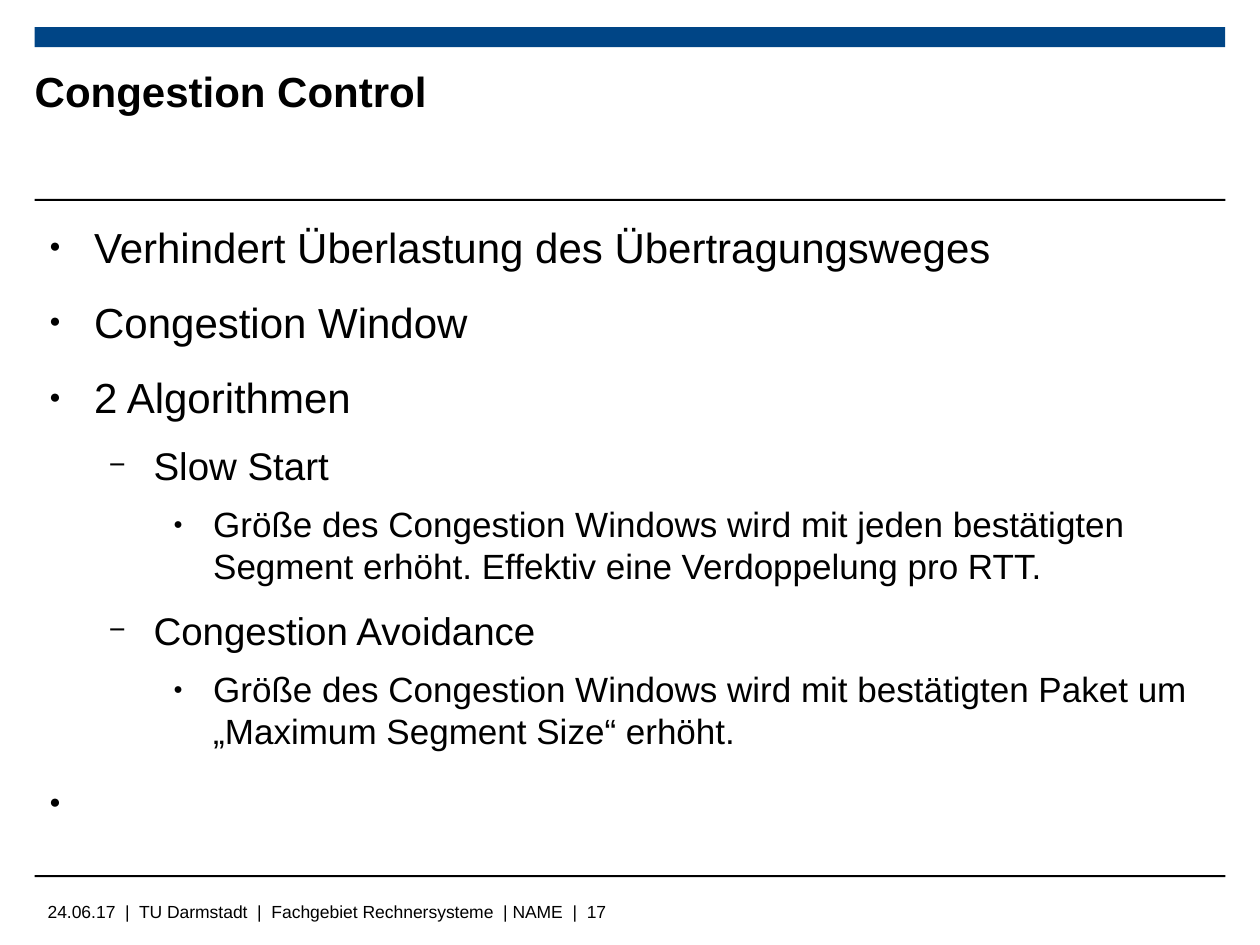
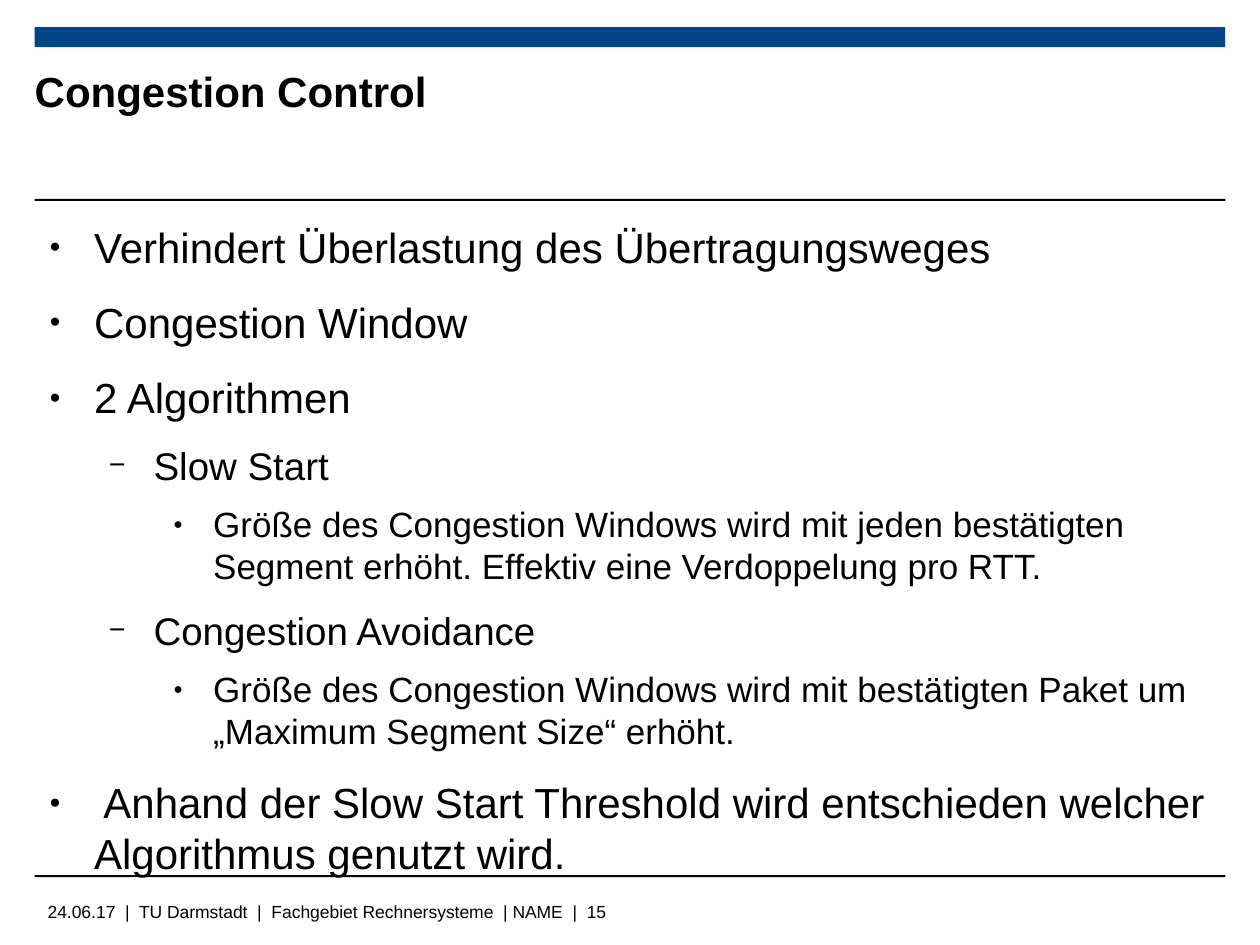
Before and after one commit to Wiero/Bachelorarbeit, a slide deck: slide 15 of Bachelorpräsenation.odp (slide 17 before the commit). Drawn at 1260x945 pixels with LibreOffice and Linux fonts; fonts in the diff are those of the drawing; background and template pictures are left out. Boxes give left, top, right and bottom in pixels: in the first picture for what was removed or moved away, otherwise in the second. Text is boxed around its words. In the diff, an @@ line names an element or a change of style, - is before the commit and + after.

```diff
--- a/Bachelorpräsenation.odp
+++ b/Bachelorpräsenation.odp
@@ text at [94,787,1205,877]: paragraph added @@
+● Anhand der Slow Start Threshold wird entschieden welcher Algorithmus genutzt wird.
@@ text at [48,905,606,922]: text changed @@
-24.06.17 | TU Darmstadt | Fachgebiet Rechnersysteme | NAME | 17
+24.06.17 | TU Darmstadt | Fachgebiet Rechnersysteme | NAME | 15
```
Also in this commit, not shown: 1 other slide changed, 3 slides added, 5 slides removed, 1 other file.
